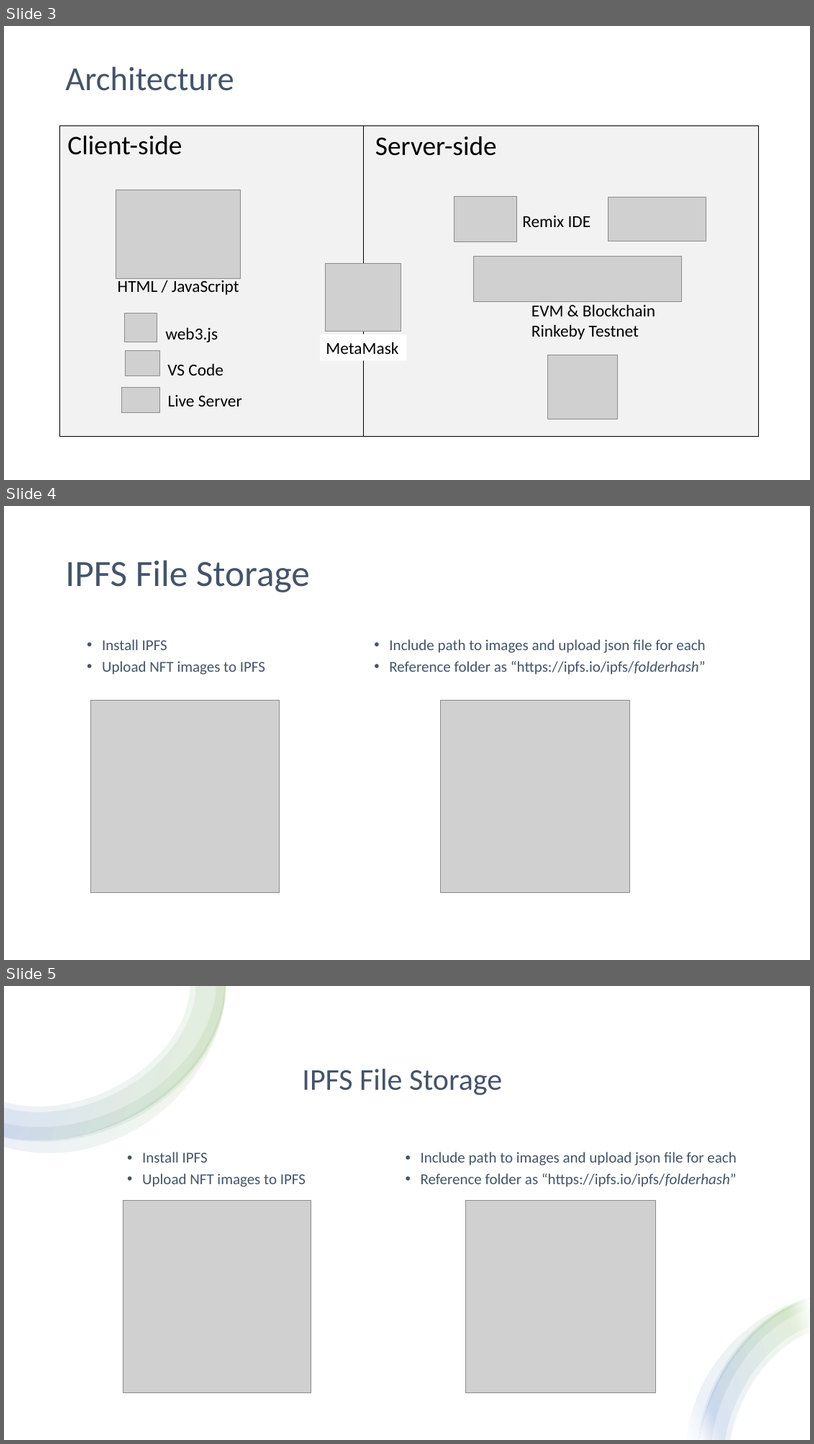
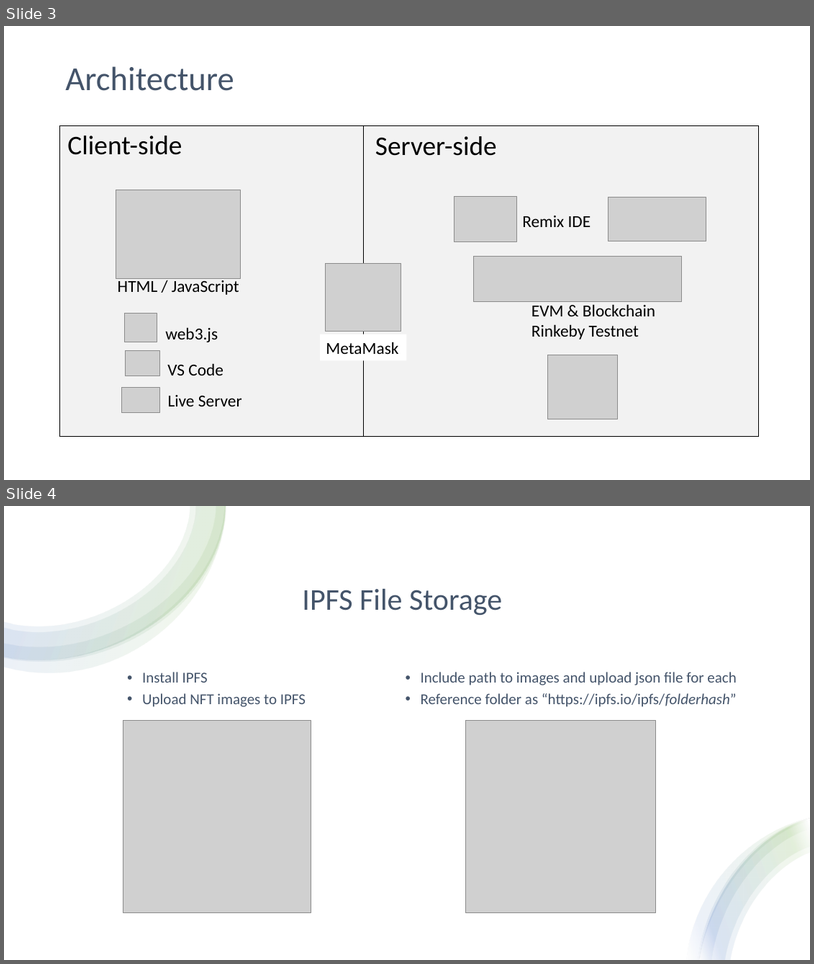
Before and after one commit to shunae95/FinalProject_CS646, a slide deck: CS646_Group2_Ethereum_Project.pptx. Shown one above the other, each under a label of ours: slides 3, 4 and 5 before the commit, slides 3 and 4 after it. The pictures are 814x1444 and 814x964 pixels, drawn with LibreOffice and Linux fonts; fonts in the diff are those of the drawing; grey boxes stand for pictures. Boxes give left, top, right and bottom in pixels: in the first picture for what was removed or moved away, otherwise in the second. Text is boxed around its words. In the diff, an @@ line names an element or a change of style, - is before the commit and + after.

Commit message:
duplicated slide in ppt

```diff
--- a/CS646_Group2_Ethereum_Project.pptx
+++ b/CS646_Group2_Ethereum_Project.pptx
@@ slide 4 removed at (x1=4, y1=506, x2=810, y2=960), background #FFFFFF @@
@@ title removed at (x1=65, y1=560, x2=310, y2=592) @@
-IPFS File Storage
@@ text removed at (x1=102, y1=639, x2=265, y2=674) @@
-• Install IPFS
-• Upload NFT images to IPFS
@@ text removed at (x1=389, y1=639, x2=706, y2=674) @@
-• Include path to images and upload json file for each
-• Reference folder as “https://ipfs.io/ipfs/folderhash”
@@ picture removed at (x1=91, y1=700, x2=279, y2=892) @@
@@ picture removed at (x1=441, y1=700, x2=630, y2=892) @@
@@ what was slide 5 is now slide 4 @@
```
